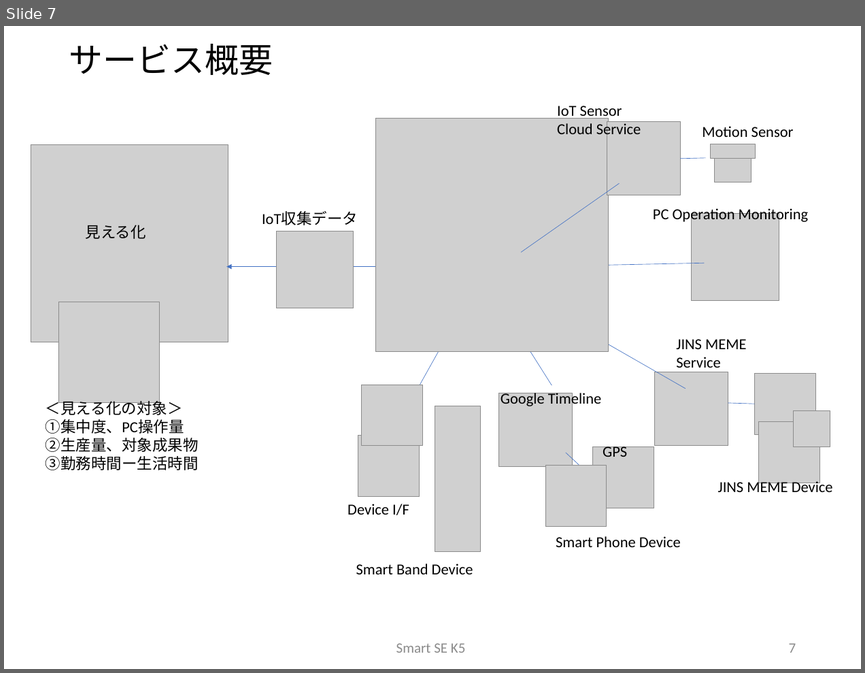
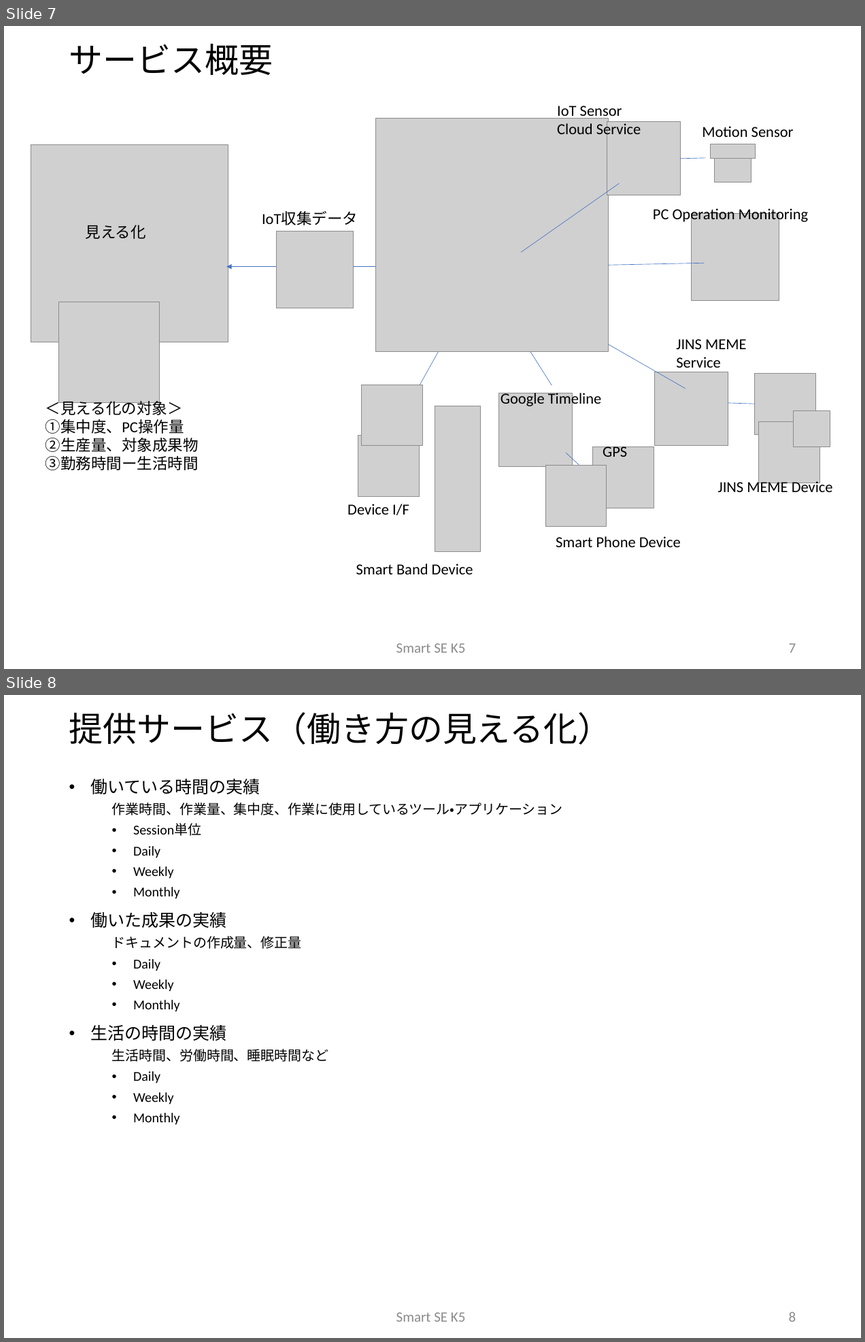
Before and after one commit to sakai-memoru/smartse19, a slide deck: _project_docs/SSE19_CD_PROP.pptx. Shown one above the other, each under a label of ours: slide 7 before the commit, slides 7 and 8 after it. The pictures are 865x673 and 865x1342 pixels, drawn with LibreOffice and Linux fonts; fonts in the diff are those of the drawing; grey boxes stand for pictures; background and template pictures are left out. Boxes give left, top, right and bottom in pixels: in the first picture for what was removed or moved away, otherwise in the second. Text is boxed around its words. In the diff, an @@ line names an element or a change of style, - is before the commit and + after.

```diff
--- a/_project_docs/SSE19_CD_PROP.pptx
+++ b/_project_docs/SSE19_CD_PROP.pptx
@@ slide 8 added at box(4, 695, 861, 1338), background #FFFFFF @@
@@ title added at box(69, 712, 612, 745), 40 pt, text #000000 @@
+提供サービス（働き方の見える化）
@@ text added at box(90, 779, 563, 1125), 16 pt, text #000000 @@
+• 働いている時間の実績
+  作業時間、作業量、集中度、作業に使用しているツール・アプリケーション
+  • Session単位
+  • Daily
+  • Weekly
+  • Monthly
+• 働いた成果の実績
+  ドキュメントの作成量、修正量
+  • Daily
+  • Weekly
+  • Monthly
+• 生活の時間の実績
+  生活時間、労働時間、睡眠時間など
+  • Daily
+  • Weekly
+  • Monthly
@@ text added at box(396, 1312, 466, 1321), 16.8 pt, text #8C8C8C @@
+Smart SE K5
@@ page number added at box(789, 1312, 796, 1321), 16.8 pt, text #8C8C8C @@
+8
```
Also in this commit, not shown: 4 slides changed.
